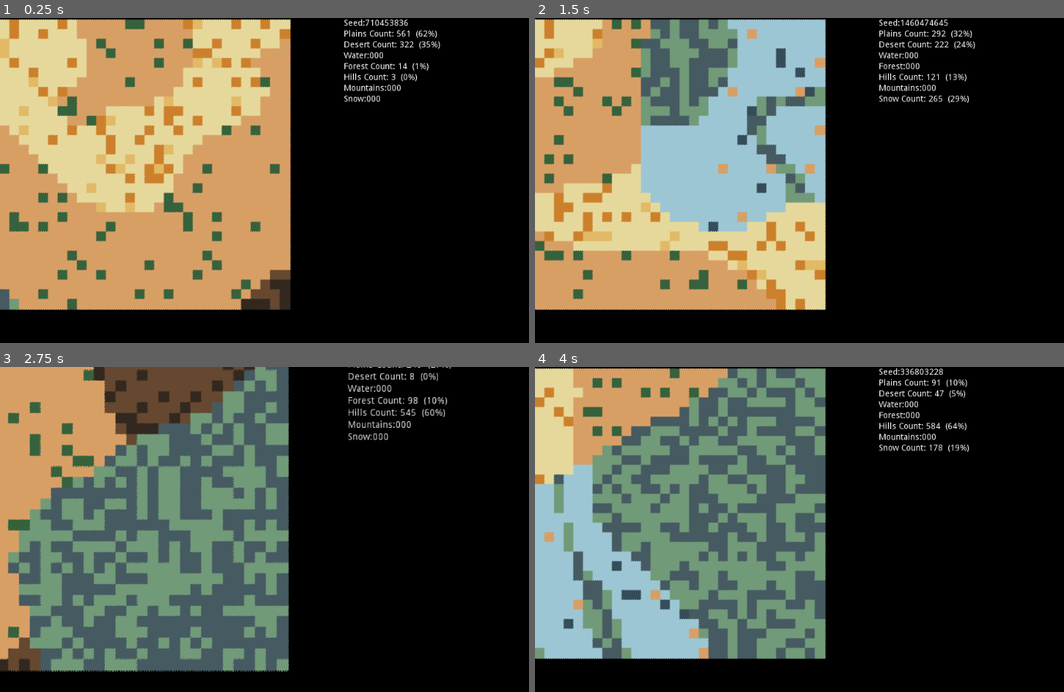
Above: before the commit, frames 1-4 (two rows, left to right).
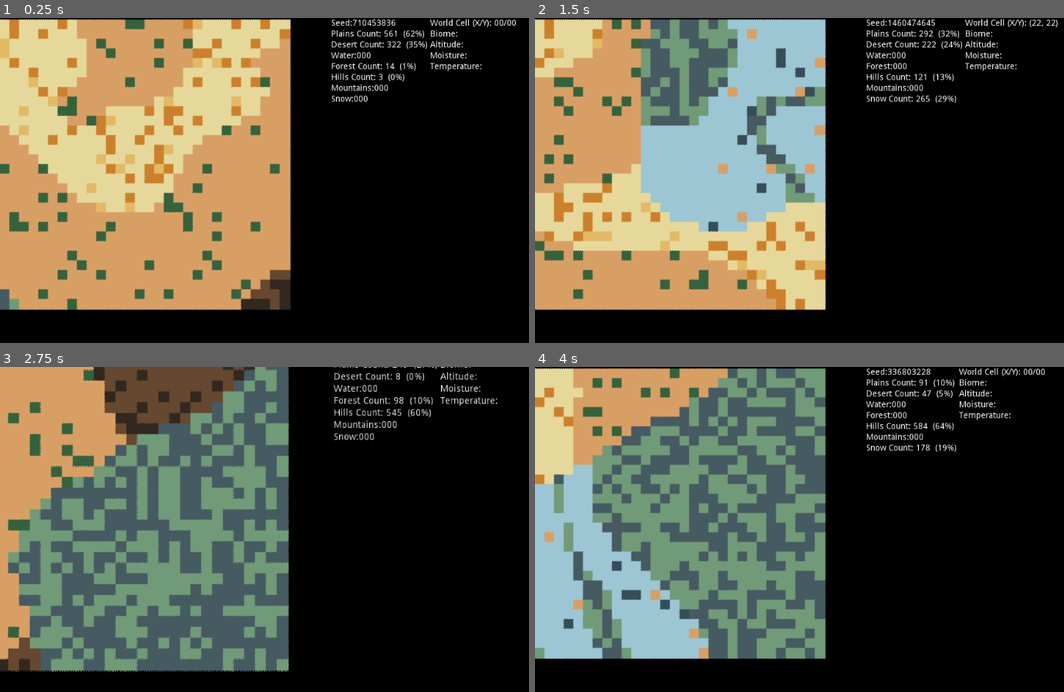
Above: after the commit, the same moments.

Repository: devonps/simple-terrain-gen
Game: Godot game, scene res://WorldGenerator.tscn
The game is run twice, just before and just after one commit, with the same random seed, the same clock (stepped at 60 frames per second) and the same inputs.
Inputs (mouse positions are in pixels of both pictures, inside the frame that each line leads up to):
- Up to frame 1 (0.25 s): no input
- Up to frame 2 (1.5 s): tap Enter (ui_accept) at 0.5, 0.77, 1.25 s; move the mouse to (979, 180) at 0.52 s; hold Mouse wheel up (zoom_in) 0.53-1.25 s; click (979, 180) at 0.67 s; drag from (720, 216) to (815, 271) at 1.27 s
- Up to frame 3 (2.75 s): tap Enter (ui_accept) at 2 s; move the mouse to (370, 467) at 2.02 s; hold Mouse wheel up (zoom_in) from 2.03 s (still down); click (370, 467) at 2.17 s
- Up to frame 4 (4 s): release Mouse wheel up (zoom_in) at 2.75 s; tap Enter (ui_accept) at 2.75, 3.5, 3.77 s; drag from (815, 620) to (656, 493) at 2.77 s; move the mouse to (1026, 601) at 3.52 s; hold Mouse wheel up (zoom_in) from 3.53 s (still down); click (1026, 601) at 3.67 s

The runs differ from the first frame. In frame 1, 2.1% of the frame differs, in the area x 62-98%, y 0-26%; in frame 2, 2.1%, in the area x 62-99%, y 0-27%; in frame 3, 1.7%; in frame 4, 2.1%.

Commit message:
Added world cell position to debug statement

Diff:
--- a/Camera2D.gd
+++ b/Camera2D.gd
@@ -6,7 +6,16 @@
 var dragSensitivity: float = 1.0
 var zoom_level :=1.0 setget _set_zoom_level
 
+onready var cellLabel = get_parent().get_node("debug/HBoxContainer/cell/cellLabel")
+
+
 func _input(event):
+
+	if event is InputEventMouseMotion:
+		var mousePosition = get_parent().get_node("TileMap").world_to_map(get_global_mouse_position())
+#		World Cell (X/Y): 00/00
+		cellLabel.text = "World Cell (X/Y): " + str(mousePosition)
+
 	# drag the map around
 	if event is InputEventMouseMotion and Input.is_mouse_button_pressed(BUTTON_RIGHT):
 		position -= event.relative * dragSensitivity / zoom
--- a/WorldGenerator.tscn
+++ b/WorldGenerator.tscn
@@ -281,14 +281,15 @@
 [node name="debug" type="Control" parent="."]
 anchor_right = 1.0
 anchor_bottom = 1.0
-margin_left = 571.0
 
 [node name="HBoxContainer" type="HBoxContainer" parent="debug"]
 anchor_left = 1.0
 anchor_right = 1.0
 anchor_bottom = 1.0
-margin_right = 66.0
-margin_bottom = 14.0
+margin_left = 550.0
+margin_right = 206.0
+margin_bottom = 86.0
+size_flags_horizontal = 3
 
 [node name="Test1" type="VBoxContainer" parent="debug/HBoxContainer"]
 margin_right = 95.0
@@ -348,3 +349,37 @@
 margin_bottom = 140.0
 custom_colors/font_color = Color( 1, 1, 1, 1 )
 text = "Snow:000"
+
+[node name="cell" type="VBoxContainer" parent="debug/HBoxContainer"]
+margin_left = 99.0
+margin_right = 242.0
+margin_bottom = 140.0
+
+[node name="cellLabel" type="Label" parent="debug/HBoxContainer/cell"]
+margin_right = 143.0
+margin_bottom = 14.0
+text = "World Cell (X/Y): 00/00"
+
+[node name="biomeLabel" type="Label" parent="debug/HBoxContainer/cell"]
+margin_top = 18.0
+margin_right = 143.0
+margin_bottom = 32.0
+text = "Biome:"
+
+[node name="altitudeLabel" type="Label" parent="debug/HBoxContainer/cell"]
+margin_top = 36.0
+margin_right = 143.0
+margin_bottom = 50.0
+text = "Altitude:"
+
+[node name="moistureLabel" type="Label" parent="debug/HBoxContainer/cell"]
+margin_top = 54.0
+margin_right = 143.0
+margin_bottom = 68.0
+text = "Moisture:"
+
+[node name="temperatureLabel" type="Label" parent="debug/HBoxContainer/cell"]
+margin_top = 72.0
+margin_right = 143.0
+margin_bottom = 86.0
+text = "Temperature:"
